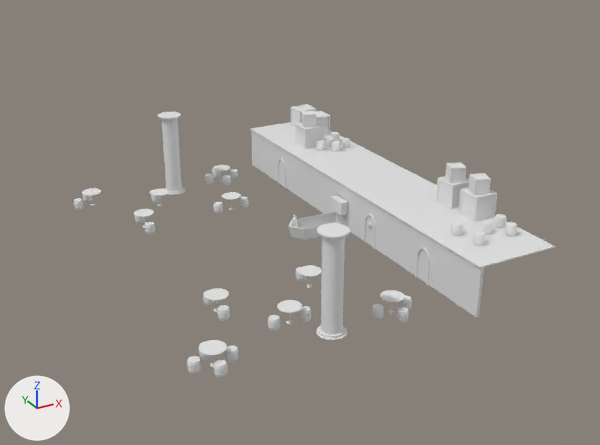
The Blender file KRUSTY_KRAB.blend as it was, and as the next commit left it.
Camera for both pictures: a camera (50 mm lens) standing at (-225.0, -457.0, 238.0) and looking at (12.0, -26.0, 23.0). Arrows for +X, +Y and +Z are at lower left; the lights stay in place.
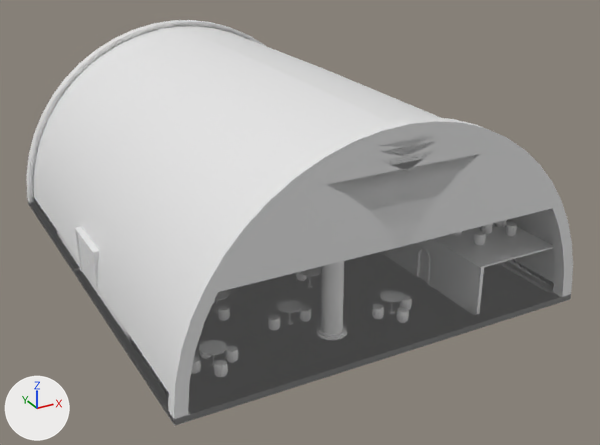
Pixel boxes [x1, y1, x2, y2] of what changed, in the pictures (600 x 445 px):
'Cube.001', shown
    after: [26, 20, 573, 419]
'Plane', shown
    after: [27, 199, 571, 425]
'Door_P01.001', added
    after: [75, 226, 100, 295]
'Cube.011', hidden
    before: [331, 195, 348, 215]
'Plane.003', added
    after: [78, 235, 90, 282]
'Plane.002', added
    after: [86, 246, 97, 292]
'Cube', unchanged, covered by the edit
    before: [250, 122, 555, 317]
    after: [381, 221, 553, 315]
'Cylinder.001', unchanged, covered by the edit
    before: [158, 112, 185, 195]

Edits to the bpy script that builds the scene:
```text
Add me_plane_006:
    me_plane_006.from_pydata([(-1.0, -1.0, 0.0), (1.0, -1.0, 0.0), (-1.0, 1.0, 0.0), (1.0, 1.0, 0.0)], [], [(0, 1, 3, 2)])
Add me_cube_021:
    me_cube_021.from_pydata(...)  # 36 vertices, 30 faces; spans x -1.0..2.8, y -39.0..1.0, z -1.0..1.1
Change ob_plane:
    remove ob_plane.hide_set(True)
Change ob_cube_001:
    remove ob_cube_001.hide_set(True)
Change ob_cube_011:
    add ob_cube_011.hide_set(True)
Add ob_plane_003:
    ob_plane_003 = bpy.data.objects.new('Plane.003', me_plane_006)
    ob_plane_003.location = (-120.1, 9.1, 14.3)
    ob_plane_003.rotation_euler = (0.0, -1.571, 0.0)  # degrees (0, -90, 0)
    ob_plane_003.scale = (14.0, 9.11, 1.0)
Add ob_plane_002:
    ob_plane_002 = bpy.data.objects.new('Plane.002', me_plane_006.copy())
    ob_plane_002.location = (-120.1, -9.1, 14.3)
    ob_plane_002.rotation_euler = (0.0, -1.571, 0.0)  # degrees (0, -90, 0)
    ob_plane_002.scale = (14.0, 9.11, 1.0)
Add ob_door_p01_001:
    ob_door_p01_001 = bpy.data.objects.new('Door_P01.001', me_cube_021)
    ob_door_p01_001.location = (-120.0, 18.9, 13.7)
    ob_door_p01_001.scale = (1.0, 1.0, 14.0)
```
